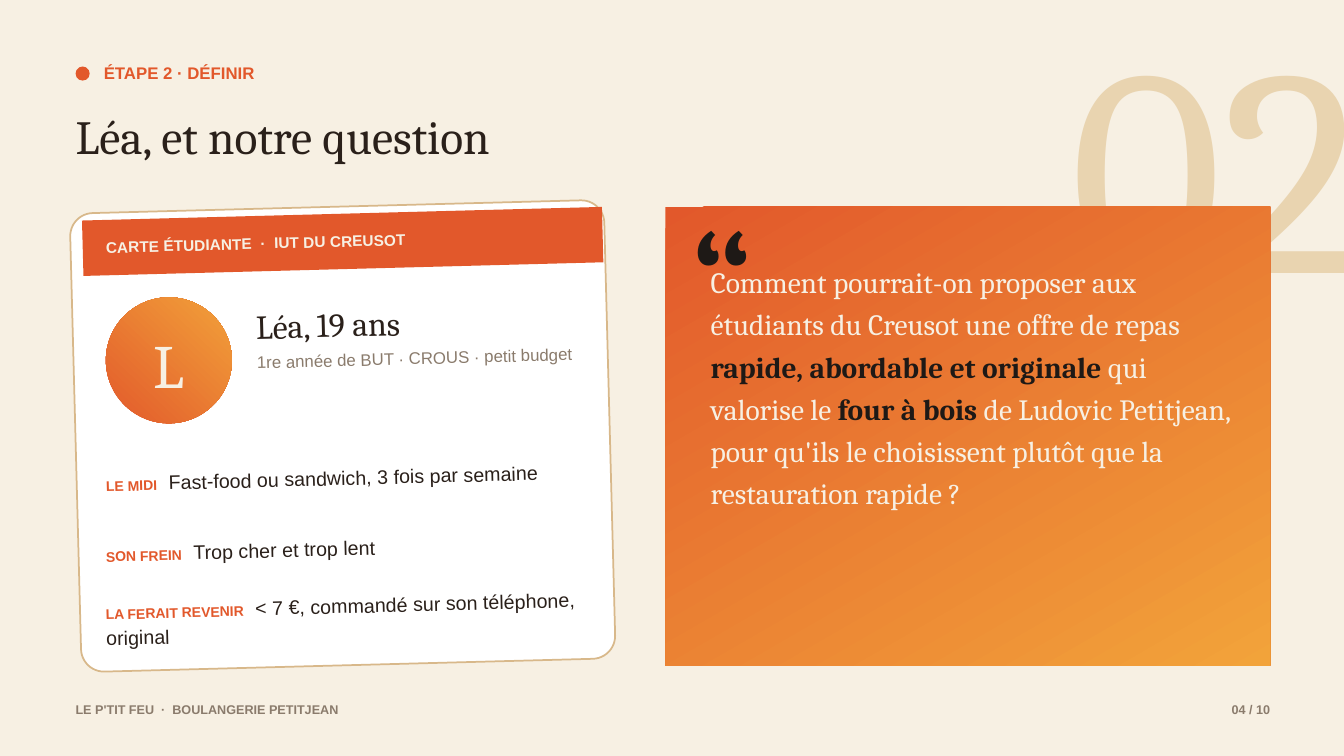
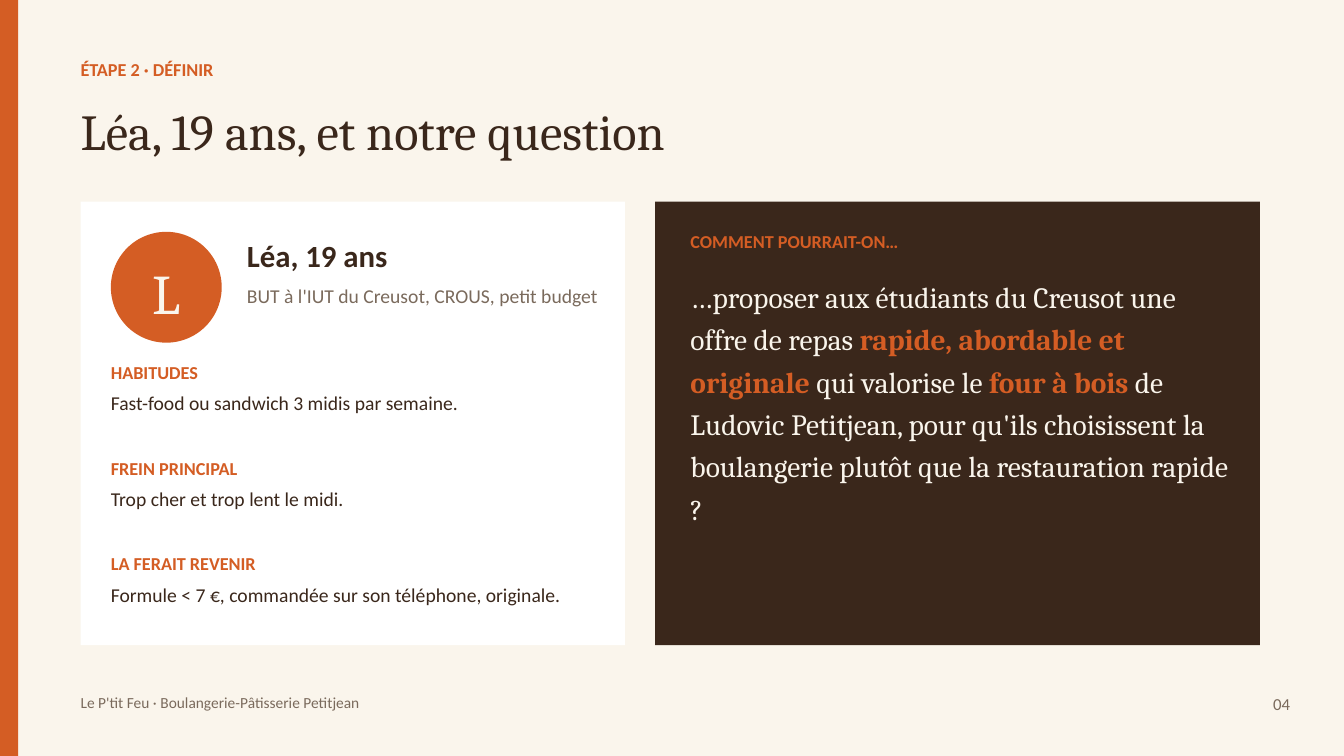
Before and after one commit to matheoguz/Devoir-TC-, a slide deck: slide 4 of design-thinking-petitjean/Le-Ptit-Feu-diapo.pptx. Drawn at 1344x756 pixels with LibreOffice and Linux fonts; fonts in the diff are those of the drawing. Boxes give left, top, right and bottom in pixels: in the first picture for what was removed or moved away, otherwise in the second. Text is boxed around its words. In the diff, an @@ line names an element or a change of style, - is before the commit and + after.

```diff
--- a/design-thinking-petitjean/Le-Ptit-Feu-diapo.pptx
+++ b/design-thinking-petitjean/Le-Ptit-Feu-diapo.pptx
@@ background #F7F0E3 to #FAF5EC @@
@@ rectangle added at box(0, 0, 18, 756), fill #D45D24 @@
@@ text "ÉTAPE 2 · DÉFINIR": place and size @@
-text "ÉTAPE 2 · DÉFINIR" at box(104, 65, 254, 79)
+text "ÉTAPE 2 · DÉFINIR" at box(81, 62, 214, 76)
@@ text "ÉTAPE 2 · DÉFINIR" at box(81, 62, 214, 76): size 12 to 13 pt, font Arial to Calibri, text colour #E2582B to #D45D24; line spacing 1.1 to 1.15 @@
@@ ellipse removed at box(76, 67, 90, 81) @@
@@ text removed at box(1070, 76, 1344, 335) @@
-02
@@ text at box(81, 114, 664, 161): text changed; size 34 to 36 pt; text colour #2A201A to #3A271B @@
-Léa, et notre question
+Léa, 19 ans, et notre question
@@ text removed at box(691, 156, 842, 297) @@
-“
@@ rounded rectangle removed at box(70, 200, 616, 672) @@
@@ rectangle added at box(81, 202, 625, 645), fill #FFFFFF @@
@@ rectangle removed at box(82, 207, 604, 276) @@
@@ rectangle: place and size @@
-rectangle at box(665, 207, 1270, 665)
+rectangle at box(655, 202, 1260, 645)
@@ rectangle at box(655, 202, 1260, 645): fill gradient #E2582B to #F2A33A to #3A271B @@
@@ text "L": place and size @@
-text "L" at box(153, 347, 184, 388)
+text "L" at box(152, 276, 180, 314)
@@ text "L" at box(152, 276, 180, 314): size 44 to 40 pt, text colour #F7F0E3 to #FAF5EC; line spacing 1.1 to 1.15 @@
@@ ellipse at box(111, 232, 222, 343): fill gradient #E2582B to #F2A33A to #D45D24; rotation 358 to 0 degrees @@
@@ vertical alignment middle to top; rotation 358 to 0 degrees in 4 elements at box(111, 588, 560, 606), box(111, 396, 458, 413), box(111, 492, 343, 509), box(247, 245, 597, 307) @@
@@ text added at box(690, 236, 899, 248), 13 pt, text #D45D24, bold @@
+COMMENT POURRAIT-ON…
@@ text at box(247, 245, 597, 307): text changed; size 11 to 14 pt; font Arial to Calibri; text colour #F7F0E3 to #7A6A5C; bold off @@
-CARTE ÉTUDIANTE · IUT DU CREUSOT
+Léa, 19 ans
+BUT à l'IUT du Creusot, CROUS, petit budget
@@ text at box(690, 287, 1228, 484): text changed; text colour #F7F0E3 to #FAF5EC @@
-Comment pourrait-on proposer aux étudiants du Creusot une offre de repas rapide, abordable et originale qui valorise le four à bois de Ludovic Petitjean, pour qu'ils le choisissent plutôt que la restauration rapide ?
+…proposer aux étudiants du Creusot une offre de repas rapide, abordable et originale qui valorise le four à bois de Ludovic Petitjean, pour qu'ils choisissent la boulangerie plutôt que la restauration rapide ?
@@ text removed at box(256, 314, 572, 368) @@
-Léa, 19 ans
-1re année de BUT · CROUS · petit budget
@@ text added at box(111, 367, 198, 379), 13 pt, text #D45D24, bold @@
+HABITUDES
@@ text at box(111, 396, 458, 413): text changed; font Arial to Calibri; text colour #2A201A to #3A271B @@
-LE MIDI Fast-food ou sandwich, 3 fois par semaine
+Fast-food ou sandwich 3 midis par semaine.
@@ text added at box(111, 463, 237, 475), 13 pt, text #D45D24, bold @@
+FREIN PRINCIPAL
@@ text at box(111, 492, 343, 509): text changed; font Arial to Calibri; text colour #2A201A to #3A271B @@
-SON FREIN Trop cher et trop lent
+Trop cher et trop lent le midi.
@@ text added at box(111, 558, 256, 570), 13 pt, text #D45D24, bold @@
+LA FERAIT REVENIR
@@ text at box(111, 588, 560, 606): text changed; font Arial to Calibri; text colour #2A201A to #3A271B @@
-LA FERAIT REVENIR < 7 €, commandé sur son téléphone, original
+Formule < 7 €, commandée sur son téléphone, originale.
@@ text at box(81, 697, 359, 711): text changed; size 9 to 11 pt; font Arial to Calibri; text colour #8A7B6C to #7A6A5C; bold off @@
-LE P'TIT FEU · BOULANGERIE PETITJEAN
+Le P'tit Feu · Boulangerie-Pâtisserie Petitjean
@@ text at box(1273, 699, 1290, 710): text changed; size 9 to 12 pt; font Arial to Calibri; text colour #8A7B6C to #7A6A5C; bold off @@
-04 / 10
+04
```
Also in this commit, not shown: 9 other slides changed, 3 other files.
